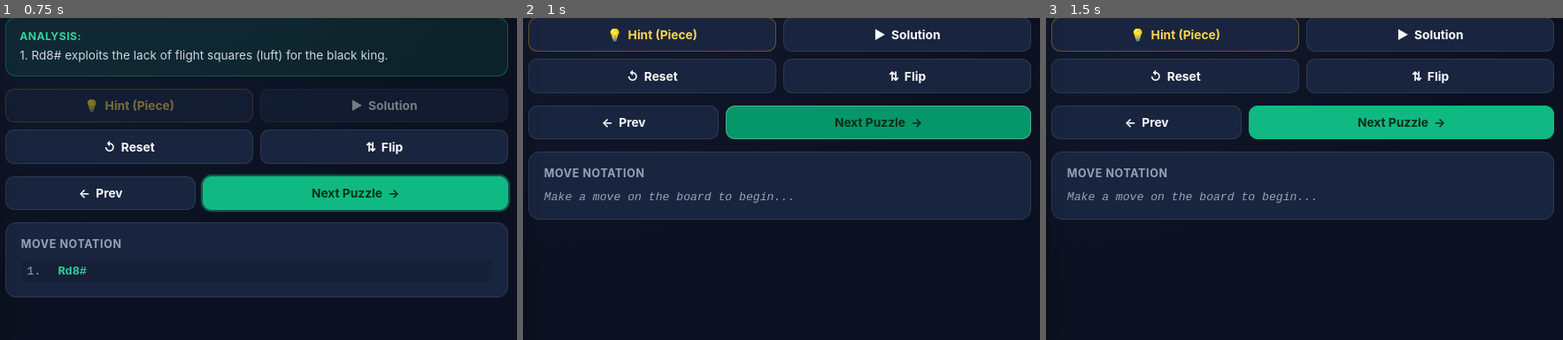
Above: before the commit, frames 1-3 (left to right).
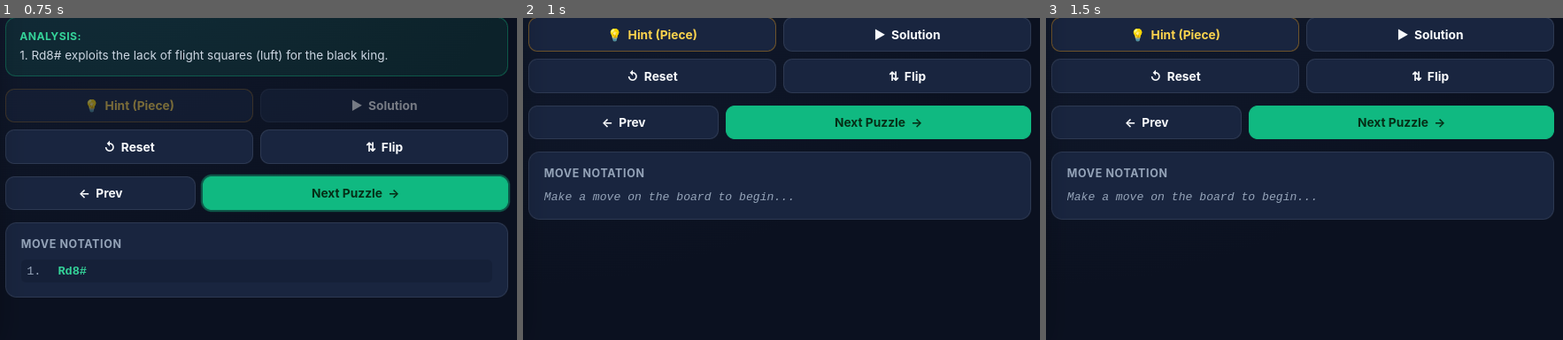
Above: after the commit, the same moments.

Repository: yoogiziom-commits/chess-trainer
Game: browser game, page index.html
The game is run twice, just before and just after one commit, with the same random seed, the same clock (stepped at 60 frames per second) and the same inputs.
Inputs (mouse positions are % of the whole screen's width and height, from its top left):
- Up to frame 1 (0.75 s): click "Easy (16)" at 0.27 s; click "▶ Solution" at 0.52 s
- Up to frame 2 (1 s): click "Next Puzzle →" at 0.77 s
- Up to frame 3 (1.5 s): click (25, 68) at 1.07 s; click (4, 46) at 1.27 s
The pictures show only the part of the screen within x 50-100%, y 50-100%; the shares and areas given below are measured in that part.

Frame 1 is identical in both runs. In frame 2, 5.9% of the frame differs, in the area x 39-99%, y 27-38%; in frame 3, nothing differs.

Commit message:
updated strusture
yup

Diff:
--- a/index.html
+++ b/index.html
@@ -6,7 +6,7 @@
   <meta name="description" content="Interactive Chess Checkmate & Calculation Trainer — Solve Mate in 1, 2, 3, and 4 puzzles on PC and mobile." />
   <meta name="theme-color" content="#0f172a" />
   <title>MateTrainer — Chess Calculation & Checkmate Puzzles</title>
-  <link rel="stylesheet" href="css/styles.css" />
+  <link rel="stylesheet" href="styles.css" />
 </head>
 <body data-board-theme="emerald">
   <!-- Top Header / Stats Bar -->
@@ -191,9 +191,9 @@
     </div>
   </aside>
 
-  <script src="js/chess-engine.js"></script>
-  <script src="js/puzzles.js"></script>
-  <script src="js/pieces.js"></script>
-  <script src="js/app.js"></script>
+  <script src="chess-engine.js"></script>
+  <script src="puzzles.js"></script>
+  <script src="pieces.js"></script>
+  <script src="app.js"></script>
 </body>
 </html>
